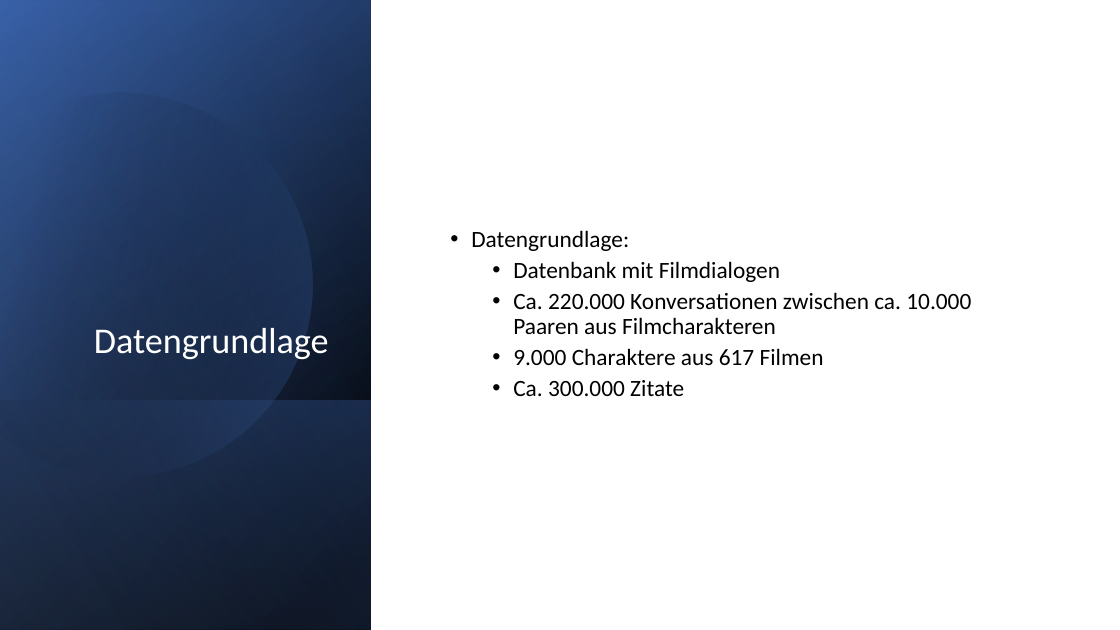
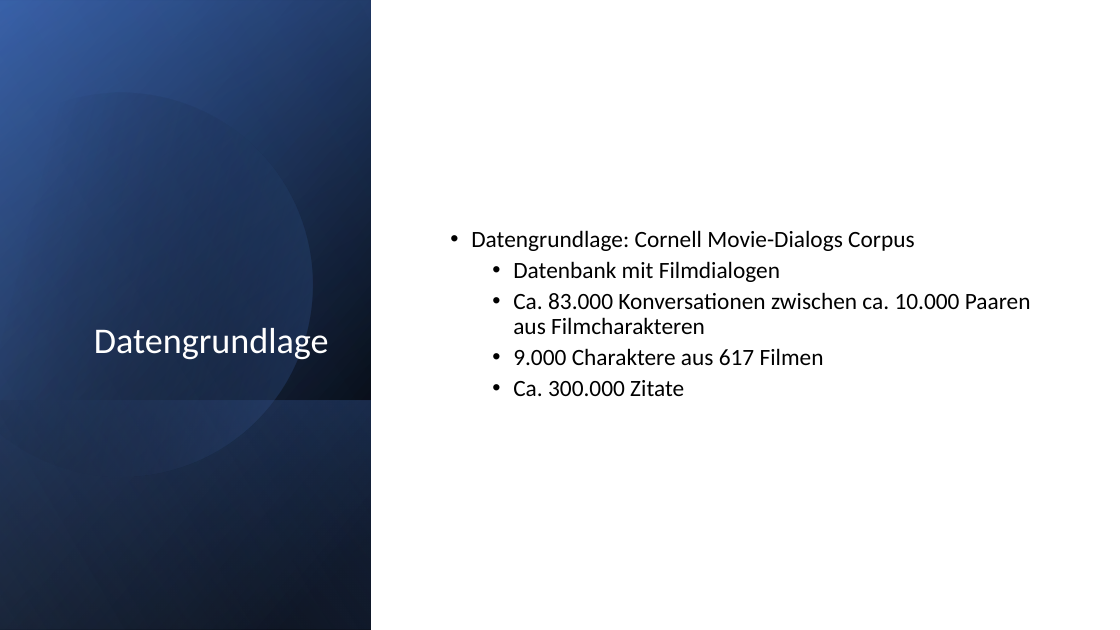
Before and after one commit to techsupport-noah/ML-Projekt, a slide deck: slide 3 of Chatbot.pptx. Drawn at 1120x630 pixels with LibreOffice and Linux fonts; fonts in the diff are those of the drawing. Boxes give left, top, right and bottom in pixels: in the first picture for what was removed or moved away, otherwise in the second. Text is boxed around its words. In the diff, an @@ line names an element or a change of style, - is before the commit and + after.

Commit message:
Updated PP

```diff
--- a/Chatbot.pptx
+++ b/Chatbot.pptx
@@ text at [471,230,915,251]: text changed @@
-• Datengrundlage:
+• Datengrundlage: Cornell Movie-Dialogs Corpus
@@ text at [513,292,1031,334]: text changed @@
-  • Ca. 220.000 Konversationen zwischen ca. 10.000 Paaren aus Filmcharakteren
+  • Ca. 83.000 Konversationen zwischen ca. 10.000 Paaren aus Filmcharakteren
```
Also in this commit, not shown: 1 other slide changed.
